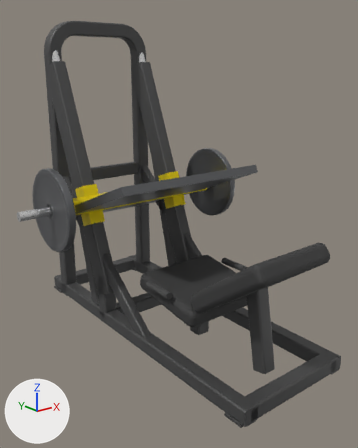
An edit to the glTF model catalogs/ludus-core/models/LD-WH038/model.glb, drawn before and after from the same camera.
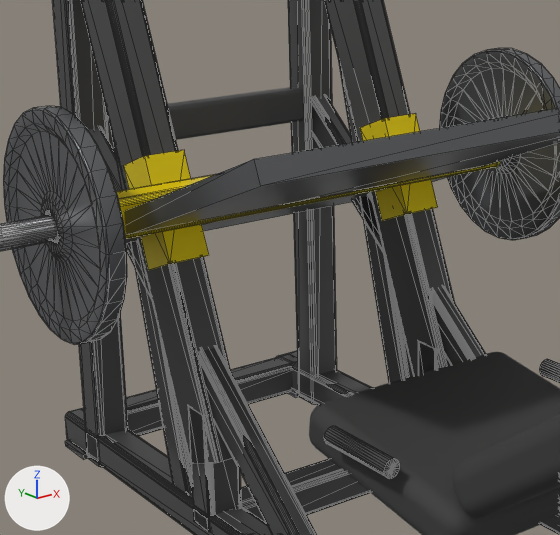
Each version appears first whole from a 50 mm camera at (-1.632, -2.079, 1.433) aimed at (-0.024, -0.069, 0.629), and next in a close-up on the part from 9% to 64% of the width and 29% to 71% of the height. Every picture has the same lights, and +X, +Y and +Z are marked at lower left. The last two pictures show the newer version. The close-ups show mesh edges as thin lines. Where no turn or scale is listed for an object, it has been applied to the vertices.

Objects in the first close-up: 'Mesh_0', 'Mesh_4.001', 'Mesh_9', 'Mesh_9.001', 'backrest_pad', 'carriage_beam', 'carriage_slider', 'carriage_slider.001', 'foot_plate', 'rail_beam', 'rail_beam.001', 'rear_arch_tube', 'rear_tie', 'seat_pad' and 14 more.
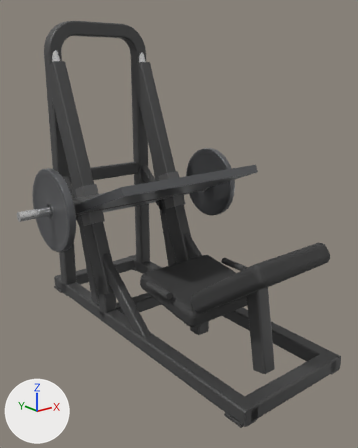
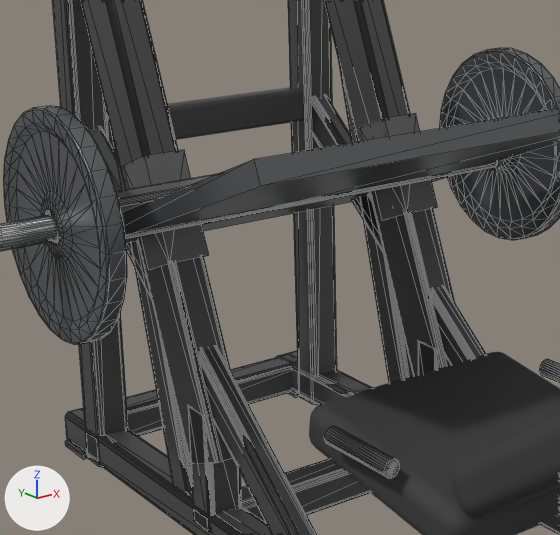
Patch to the scene script:
```diff
--- a/catalogs/ludus-core/models/LD-WH038/model.glb.py
+++ b/catalogs/ludus-core/models/LD-WH038/model.glb.py
@@ mat_accent @@
 mat_accent = principled_material('accent')
-mat_accent.base_color = (0.949, 0.741, 0.0)  # yellow #f9df00
+mat_accent.base_color = (0.165, 0.165, 0.165)  # grey #717171
 mat_accent.metallic = 0.45
```

Changed parts and their boxes (x1, y1, x2, y2) in the close-ups (560 x 535 px):
'carriage_slider', recoloured (yellow to grey)
    both: (124, 150, 209, 270)
'carriage_slider.001', recoloured (yellow to grey)
    both: (360, 113, 438, 221)
'carriage_beam', recoloured
    both: (116, 162, 497, 239)
